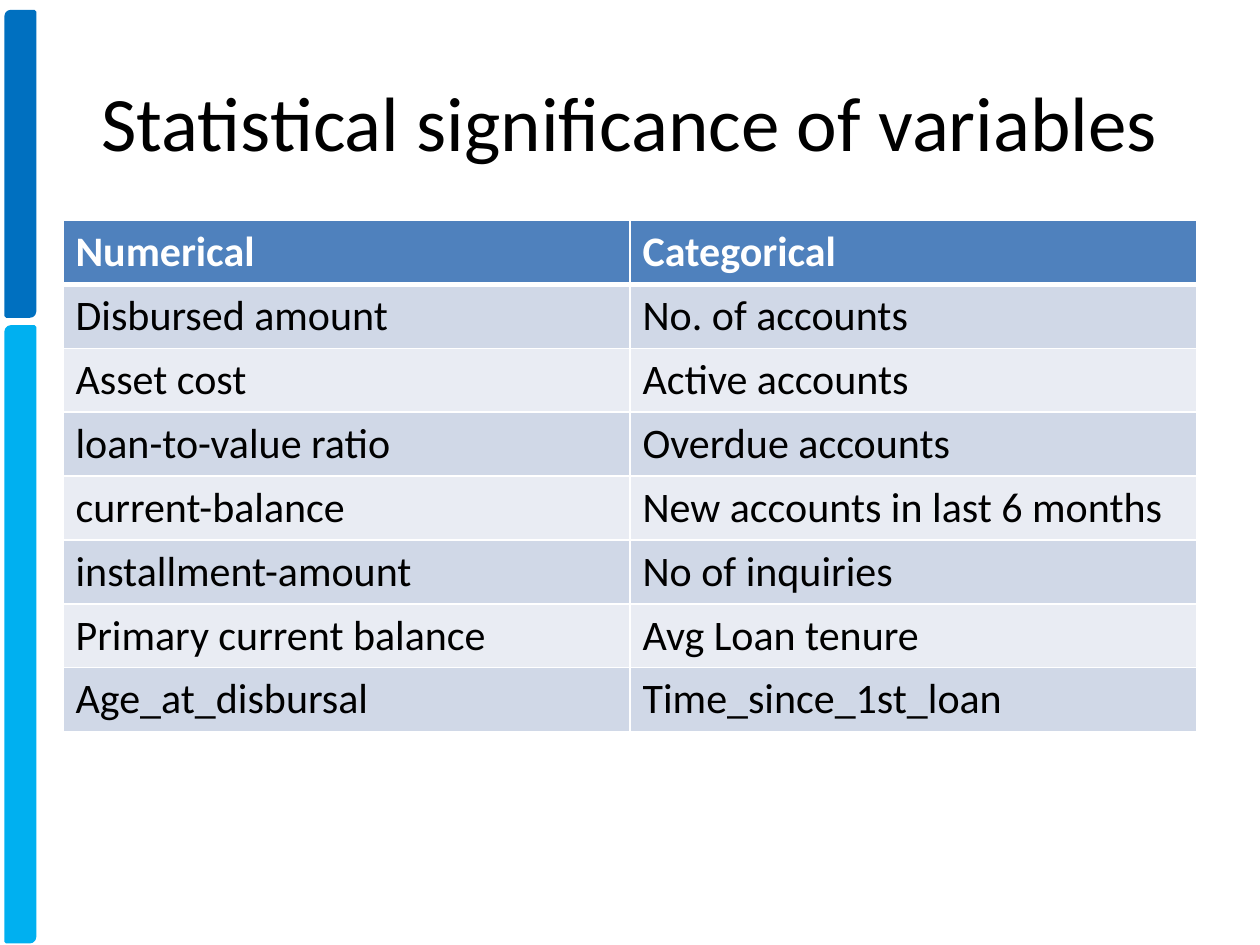
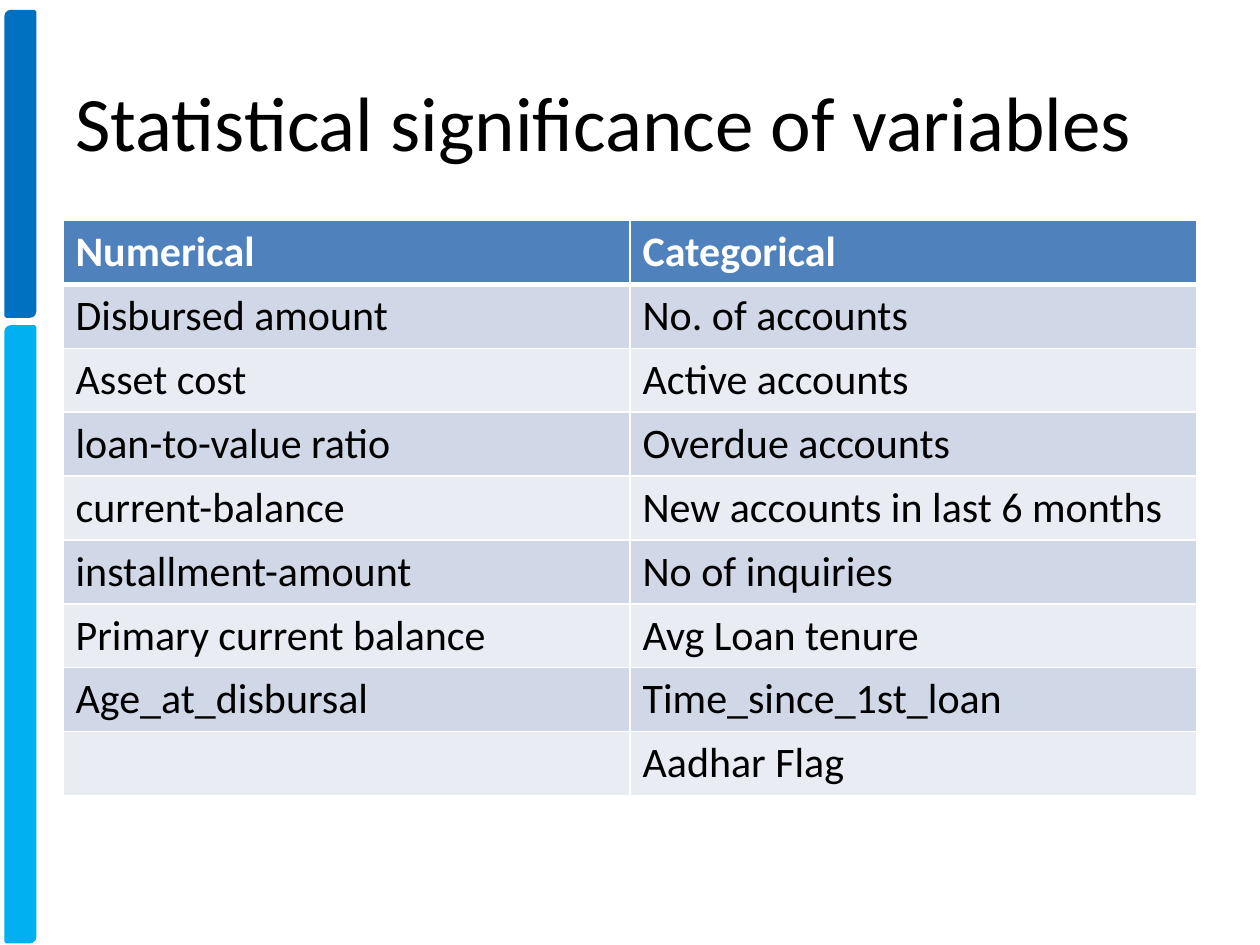
Before and after one commit to xavierigneous/Vehicle-Loan-Default-Prediction, a slide deck: slide 7 of Vehicle Loan Default Prediction.pptx (slide 6 before the commit). Drawn at 1260x945 pixels with LibreOffice and Linux fonts; fonts in the diff are those of the drawing; background and template pictures are left out. Boxes give left, top, right and bottom in pixels: in the first picture for what was removed or moved away, otherwise in the second. Text is boxed around its words. In the diff, an @@ line names an element or a change of style, - is before the commit and + after.

```diff
--- a/Vehicle Loan Default Prediction.pptx
+++ b/Vehicle Loan Default Prediction.pptx
@@ title "Statistical significance of variables" at <box>76,97,1130,165</box>: alignment centre to left @@
@@ table at <box>63,220,1197,789</box> @@
+row 9:  | Aadhar Flag
```
Also in this commit, not shown: 5 other slides changed, 2 slides added, 1 slide removed, 3 other files.
